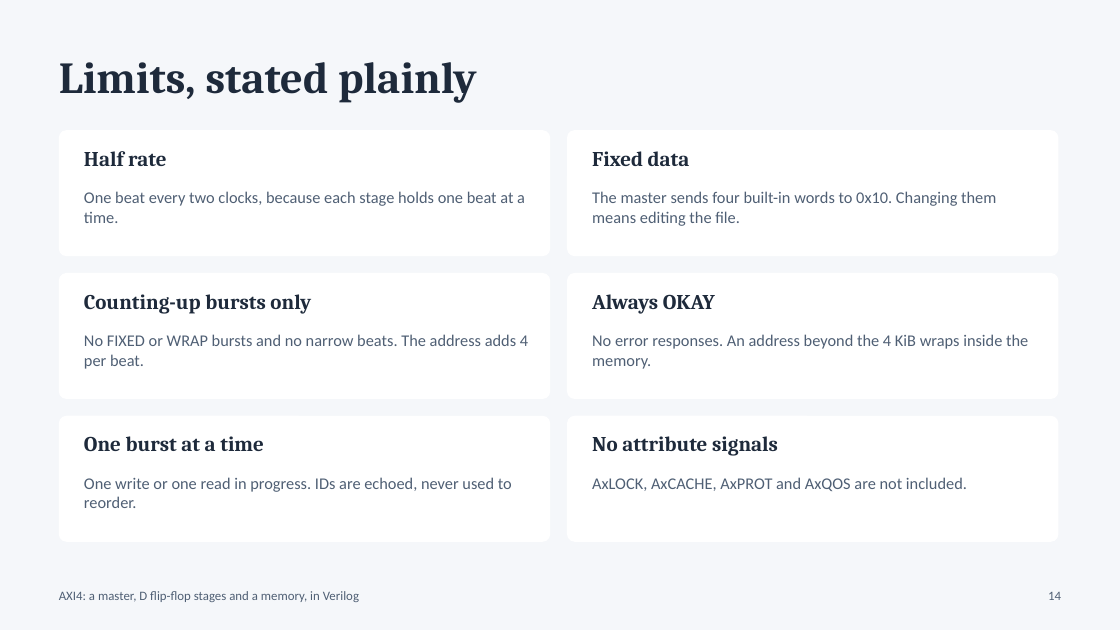
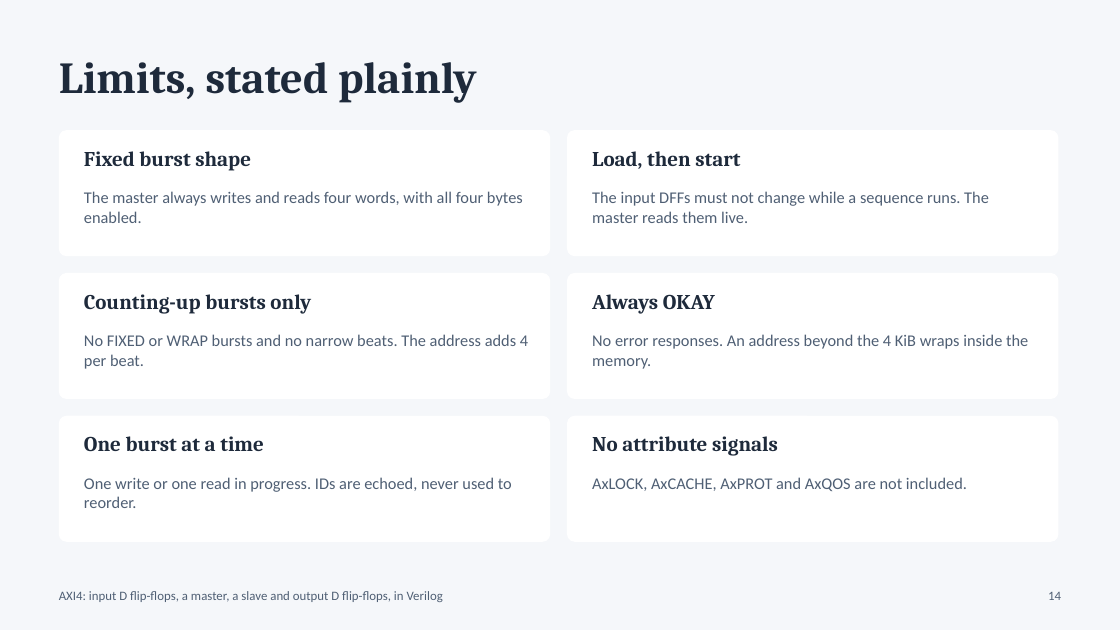
Before and after one commit to Moksha2709/Axi4_FPGA_Implementation, a slide deck: slide 14 of docs/AXI4_Viva_Presentation.pptx. Drawn at 1120x630 pixels with LibreOffice and Linux fonts; fonts in the diff are those of the drawing. Boxes give left, top, right and bottom in pixels: in the first picture for what was removed or moved away, otherwise in the second. Text is boxed around its words. In the diff, an @@ line names an element or a change of style, - is before the commit and + after.

```diff
--- a/docs/AXI4_Viva_Presentation.pptx
+++ b/docs/AXI4_Viva_Presentation.pptx
@@ text at (x1=84, y1=151, x2=251, y2=171): text changed @@
-Half rate
+Fixed burst shape
@@ text at (x1=592, y1=151, x2=740, y2=169): text changed @@
-Fixed data
+Load, then start
@@ text at (x1=84, y1=191, x2=523, y2=223): text changed @@
-One beat every two clocks, because each stage holds one beat at a time.
+The master always writes and reads four words, with all four bytes enabled.
@@ text at (x1=592, y1=191, x2=989, y2=223): text changed @@
-The master sends four built-in words to 0x10. Changing them means editing the file.
+The input DFFs must not change while a sequence runs. The master reads them live.
@@ text at (x1=59, y1=591, x2=443, y2=602): text changed @@
-AXI4: a master, D flip-flop stages and a memory, in Verilog
+AXI4: input D flip-flops, a master, a slave and output D flip-flops, in Verilog
```
Also in this commit, not shown: 15 other slides changed, 8 other files.
